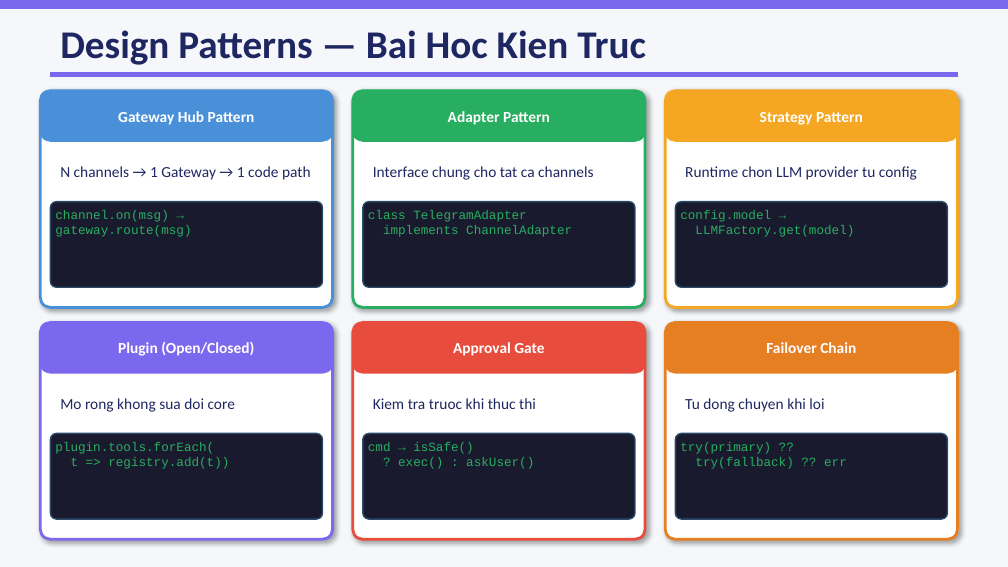
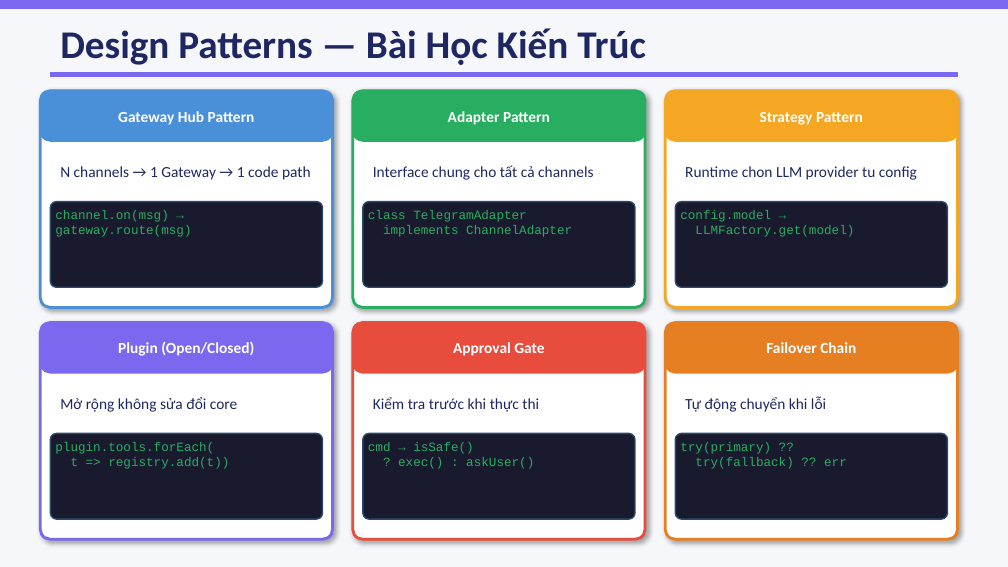
Before and after one commit to dvduongth/research_doc, a slide deck: slide 17 of open_claw/presentation/OpenClaw_Presentation.pptx. Drawn at 1008x567 pixels with LibreOffice and Linux fonts; fonts in the diff are those of the drawing. Boxes give left, top, right and bottom in pixels: in the first picture for what was removed or moved away, otherwise in the second. Text is boxed around its words. In the diff, an @@ line names an element or a change of style, - is before the commit and + after.

```diff
--- a/open_claw/presentation/OpenClaw_Presentation.pptx
+++ b/open_claw/presentation/OpenClaw_Presentation.pptx
@@ text at box(60, 28, 646, 65): text changed @@
-Design Patterns — Bai Hoc Kien Truc
+Design Patterns — Bài Học Kiến Trúc
@@ text at box(373, 165, 593, 180): text changed @@
-Interface chung cho tat ca channels
+Interface chung cho tất cả channels
@@ text at box(60, 397, 237, 412): text changed @@
-Mo rong khong sua doi core
+Mở rộng không sửa đổi core
@@ text at box(373, 397, 539, 412): text changed @@
-Kiem tra truoc khi thuc thi
+Kiểm tra trước khi thực thi
@@ text at box(685, 396, 826, 412): text changed @@
-Tu dong chuyen khi loi
+Tự động chuyển khi lỗi
```
Also in this commit, not shown: 10 other slides changed, 14 other files.
